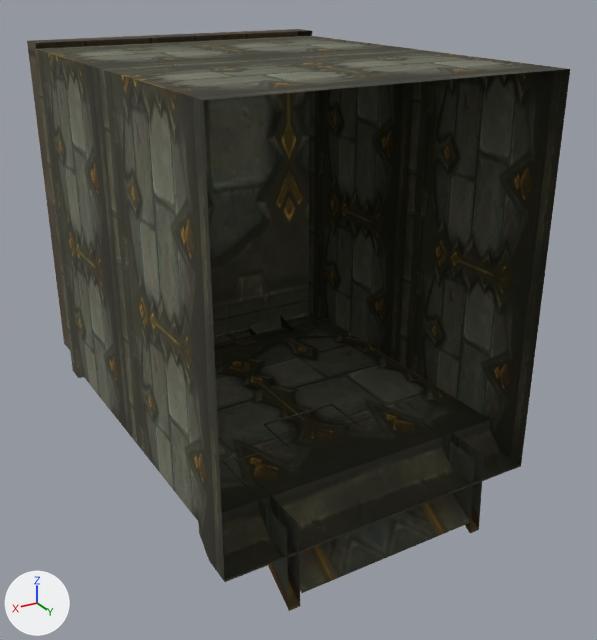
An edit to the OBJ model sceneobjs/zhanchang_fuben_259/zhanchang_fuben_259_qiangmian02a.obj, drawn before and after from the same camera.
The view is the same before and after, from a camera (50 mm lens) standing at (127.0, 158.0, 99.0) and looking at (-6.0, -63.0, -11.0). The axes (+X, +Y, +Z) are drawn at lower left. The lights are the same throughout. Where no turn or scale is listed for an object, it has been applied to the vertices. Vertices at the same position are counted once.

Objects in the first picture: 'zhanchang_fuben_259_qiangmian02a'.
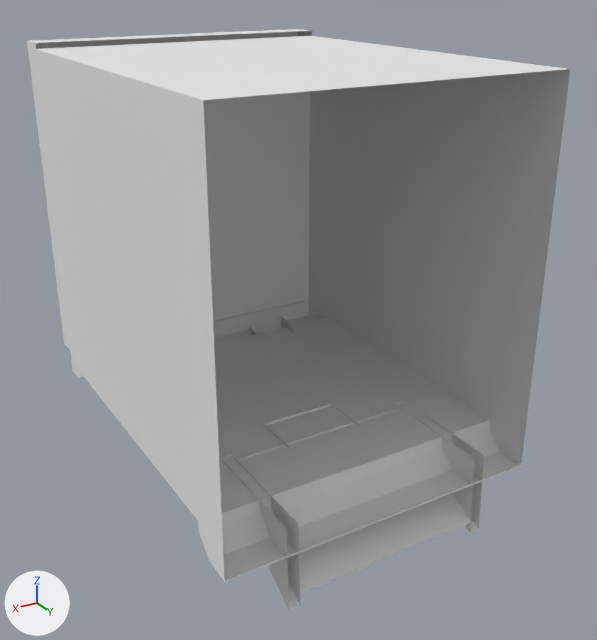
What differs and where, as boxes (x1, y1, x2, y2) in the pictures (597 x 640 px):
part 1 of me_zhanchang_fuben_259_qiangmian02a, recoloured (black to grey)
    both: (264, 404, 359, 448)
part 2 of me_zhanchang_fuben_259_qiangmian02a, recoloured (black to grey)
    both: (221, 401, 484, 611)
part 3 of me_zhanchang_fuben_259_qiangmian02a, recoloured (black to grey)
    both: (249, 315, 293, 335)
part 4 of me_zhanchang_fuben_259_qiangmian02a, recoloured (brown to grey)
    both: (27, 29, 312, 350)
part 5 of me_zhanchang_fuben_259_qiangmian02a, recoloured (black to grey)
    both: (34, 36, 570, 582)

Patch to the scene script:
```diff
--- a/sceneobjs/zhanchang_fuben_259/zhanchang_fuben_259_qiangmian02a.obj.py
+++ b/sceneobjs/zhanchang_fuben_259/zhanchang_fuben_259_qiangmian02a.obj.py
@@ mat_material_1_1 @@
+mat_material_1_1 = principled_material('material_1')
+mat_material_1_1.base_color = (0.8, 0.8, 0.8)  # white #e7e7e7
+mat_material_1_1.roughness = 1.0
@@ mat_material_3_1 @@
+mat_material_3_1 = principled_material('material_3')
+mat_material_3_1.base_color = (0.8, 0.8, 0.8)  # white #e7e7e7
+mat_material_3_1.roughness = 1.0
@@ mat_material_4_1 @@
+mat_material_4_1 = principled_material('material_4')
+mat_material_4_1.base_color = (0.8, 0.8, 0.8)  # white #e7e7e7
+mat_material_4_1.roughness = 1.0
@@ mat_material_5_1 @@
+mat_material_5_1 = principled_material('material_5')
+mat_material_5_1.base_color = (0.8, 0.8, 0.8)  # white #e7e7e7
+mat_material_5_1.roughness = 1.0
@@ mat_material_2_1 @@
+mat_material_2_1 = principled_material('material_2')
+mat_material_2_1.base_color = (0.8, 0.8, 0.8)  # white #e7e7e7
+mat_material_2_1.roughness = 1.0
@@ me_zhanchang_fuben_259_qiangmian02a @@
 me_zhanchang_fuben_259_qiangmian02a.from_pydata(...)  # 165 vertices, 235 faces; spans x -54.0..54.0, y -143.0..0.0, z -75.0..75.0
 # used by ob_zhanchang_fuben_259_qiangmian02a; location = (0.0, 0.0, 0.0)
+# me_zhanchang_fuben_259_qiangmian02a part 1: all 58 faces that had it switch from mat_material_2 (picture img_zhangchang_fuben_259_qiangmian_03_png) to mat_material_2_1 (white #e7e7e7)
+# me_zhanchang_fuben_259_qiangmian02a part 2: all 60 faces that had it switch from mat_material_3 (picture img_zhangchang_fuben_259_qiangmian_02_png) to mat_material_3_1 (white #e7e7e7)
+# me_zhanchang_fuben_259_qiangmian02a part 3: all 16 faces that had it switch from mat_material_4 (picture img_zhangchang_fuben_259_qiangmian_04_png) to mat_material_4_1 (white #e7e7e7)
+# me_zhanchang_fuben_259_qiangmian02a part 4: all 24 faces that had it switch from mat_material_5 (picture img_zhangchang_fuben_259_qiangmian_08_png) to mat_material_5_1 (white #e7e7e7)
+# me_zhanchang_fuben_259_qiangmian02a part 5: all 77 faces that had it switch from mat_material_1 (picture img_zhangchang_fuben_259_qiangmian_06_png) to mat_material_1_1 (white #e7e7e7)
```
